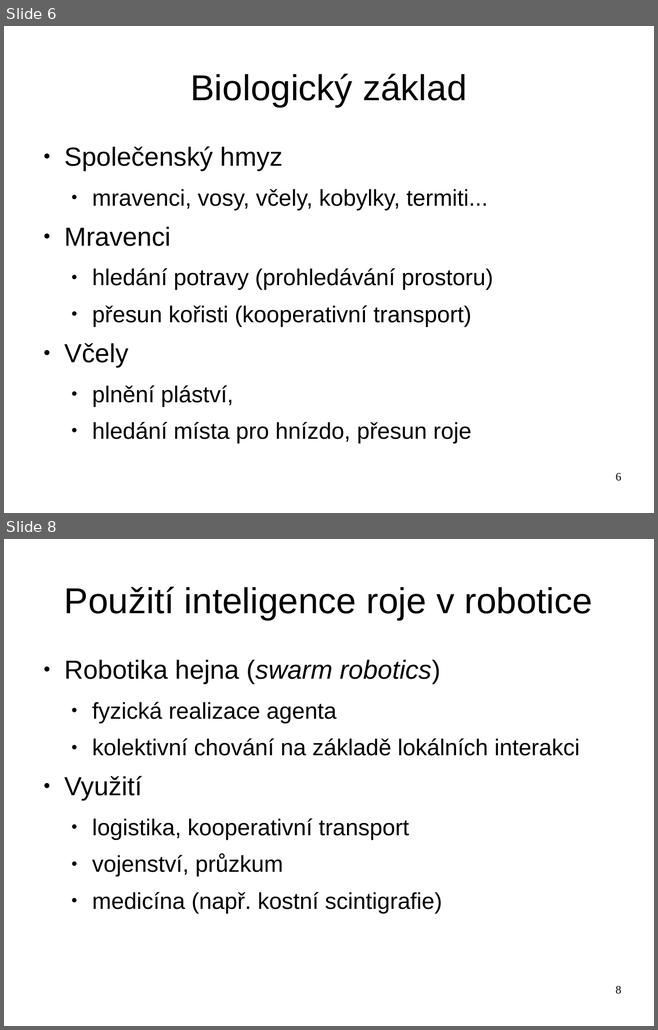
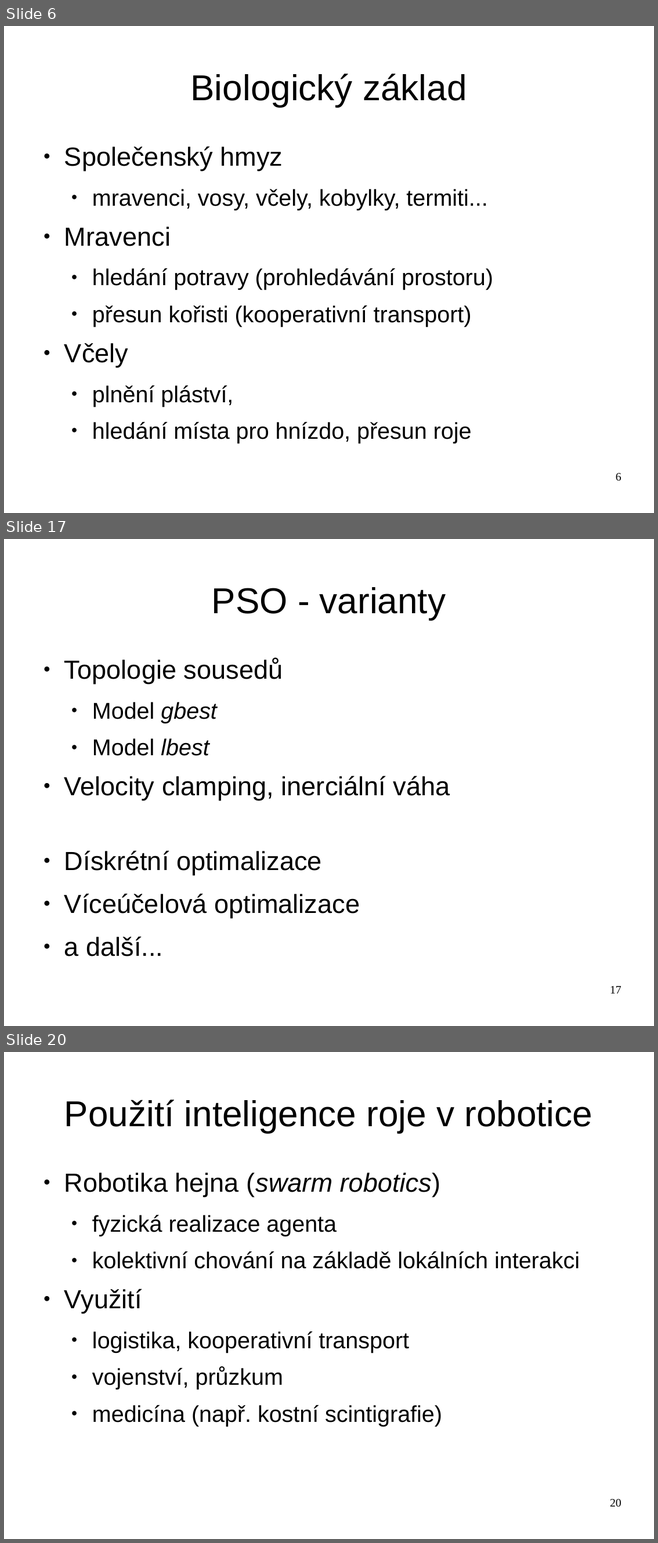
Before and after one commit to hellerstanislav/sin, a slide deck: presentation/swarm.odp. Shown one above the other, each under a label of ours: slides 6 and 8 before the commit, slides 6, 17 and 20 after it; the slides between them are not shown. The pictures are 658x1030 and 658x1543 pixels, drawn with LibreOffice and Linux fonts; fonts in the diff are those of the drawing. Boxes give left, top, right and bottom in pixels: in the first picture for what was removed or moved away, otherwise in the second. Text is boxed around its words. In the diff, an @@ line names an element or a change of style, - is before the commit and + after.

Commit message:
Dopsano PSO, nejake upravy v uvodu optimalizace a doplnen nastrel prezentace k optimalizaci.

```diff
--- a/presentation/swarm.odp
+++ b/presentation/swarm.odp
@@ slide 17 added at <box>4,539,654,1026</box>, background #FFFFFF @@
@@ title added at <box>212,587,445,620</box>, 44 pt, text #000000 @@
+PSO - varianty
@@ text added at <box>64,658,450,957</box>, 32 pt, text #000000 @@
+● Topologie sousedů
+  ● Model gbest
+  ● Model lbest
+● Velocity clamping, inerciální váha
+● Dískrétní optimalizace
+● Víceúčelová optimalizace
+● a další...
@@ page number added at <box>610,986,621,994</box>, 14 pt, text #000000 @@
+17
@@ what was slide 8 is now slide 20 @@
@@ page number at <box>610,1499,621,1507</box>: text changed @@
-8
+20
```
Also in this commit, not shown: 1 slide changed, 11 other slides added, 1 other file.
